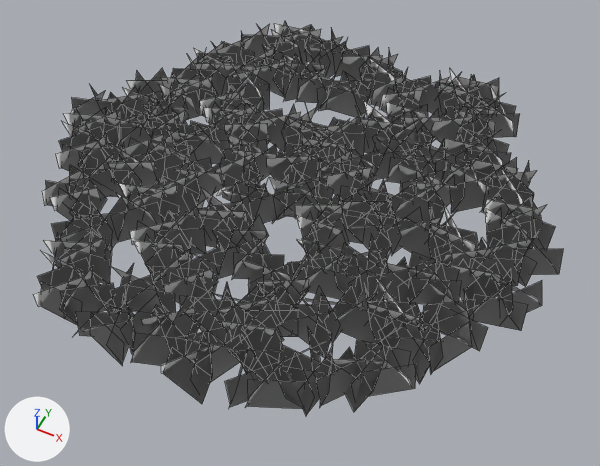
Two versions of the Blender file SourceAssets/Foliage/Foliage.blend, one commit apart.
The view is the same before and after, from a camera (50 mm lens) standing at (4.78, -9.34, 10.73) and looking at (0.35, -0.47, -0.36). The lights are fixed; the arrows at lower left show +X, +Y and +Z. The older version comes first. Mesh edges are drawn as thin lines. The same objects are shown in both versions, whatever each file hides.

The scene before the commit, as lines of its bpy script (objects in view):
```python
me_plane_018 = bpy.data.meshes.new('Plane.018')
me_plane_018.from_pydata(...)  # 2604 vertices, 651 faces; spans x -4.92..4.74, y -4.39..4.5, z -0.01..0.46
ob_grasspatch650 = bpy.data.objects.new('grasspatch650', me_plane_018)
ob_grasspatch650.location = (0.0, 0.0, 0.0)
```
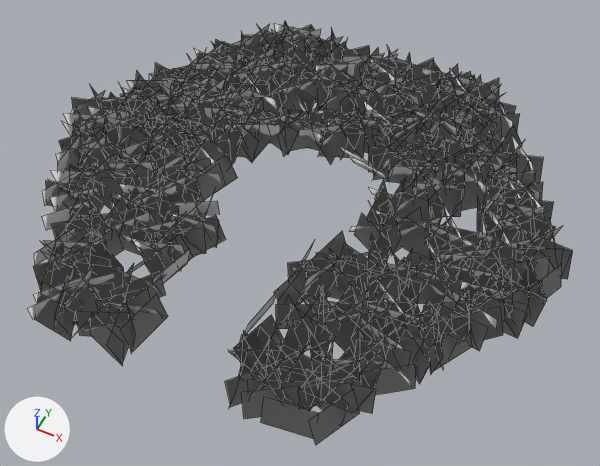
Where the newer file only moved an object's origin or applied its transform, the numbers keep the older frame.

Changed parts and their boxes [x1, y1, x2, y2] in the pictures (600 x 466 px):
'grasspatch650', reshaped (7% taller)
    before: [33, 21, 563, 416]
    after: [27, 21, 573, 445]
part 1 of me_plane_018, rebuilt
    before: [306, 123, 338, 154]
    after: [285, 121, 328, 151]
part 2 of me_plane_018, rebuilt
    before: [340, 150, 380, 177]
    after: [348, 154, 389, 181]
part 3 of me_plane_018, deleted
    before: [126, 118, 395, 404]
part 4 of me_plane_018, built on
    before: [209, 203, 358, 373]
    after: [27, 22, 573, 445]

The change, as a list of edits to the scene's bpy script:
```text
Change me_plane_018:
    used by ob_grasspatch650; location = (0.0, 0.0, 0.0)
    remove me_plane_018.from_pydata(...)  # 2604 vertices, 651 faces; spans x -4.92..4.74, y -4.39..4.5, z -0.01..0.46
    add me_plane_018.from_pydata(...)  # 3212 vertices, 803 faces; spans x -4.92..4.89, y -4.38..4.5, z -0.06..0.47
    me_plane_018 part 1: the loose piece of 4 vertices spanning x -0.52..0.3, y 1.01..1.44, z -0.01..0.45 is rebuilt with 4 vertices and now spans x -0.74..-0.05, y 1.0..1.64, z -0.01..0.46
    me_plane_018 part 2: the loose piece of 4 vertices spanning x 0.56..1.18, y 0.6..1.35, z -0.01..0.45 is rebuilt with 4 vertices and now spans x 0.55..1.4, y 0.85..1.29, z -0.01..0.4
    me_plane_018 part 3: 124 loose pieces with 496 vertices, spanning x -1.7..1.99, y -4.39..1.56, z -0.01..0.46, are deleted
    me_plane_018 part 4: 1 vertex moved within x 1.79, y -2.53, z 0.45; 24 vertices removed from x -1.11..1.4, y -3.66..-1.17, z -0.01..0.46; 1128 vertices added at x -4.45..4.89, y -4.36..4.48, z -0.06..0.47
```
